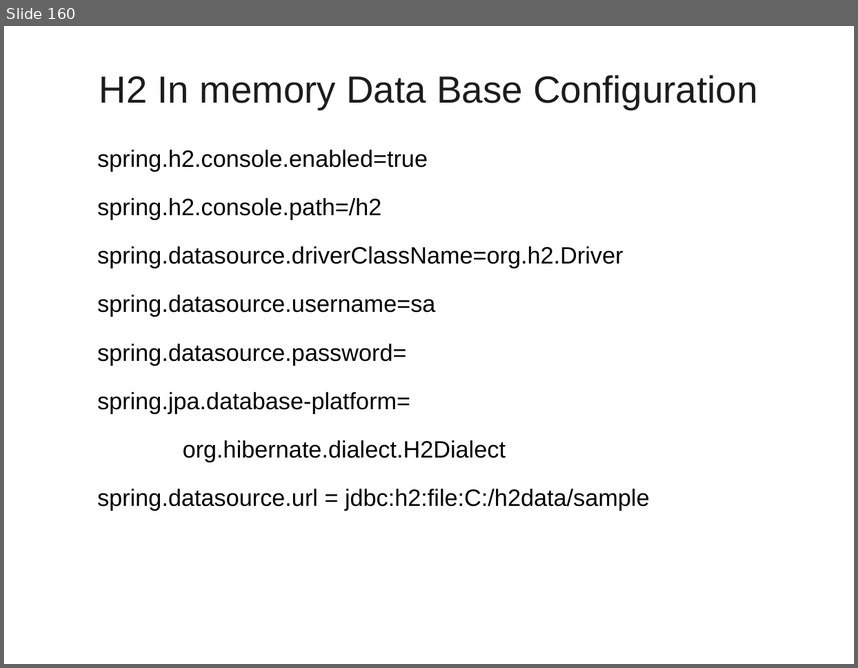
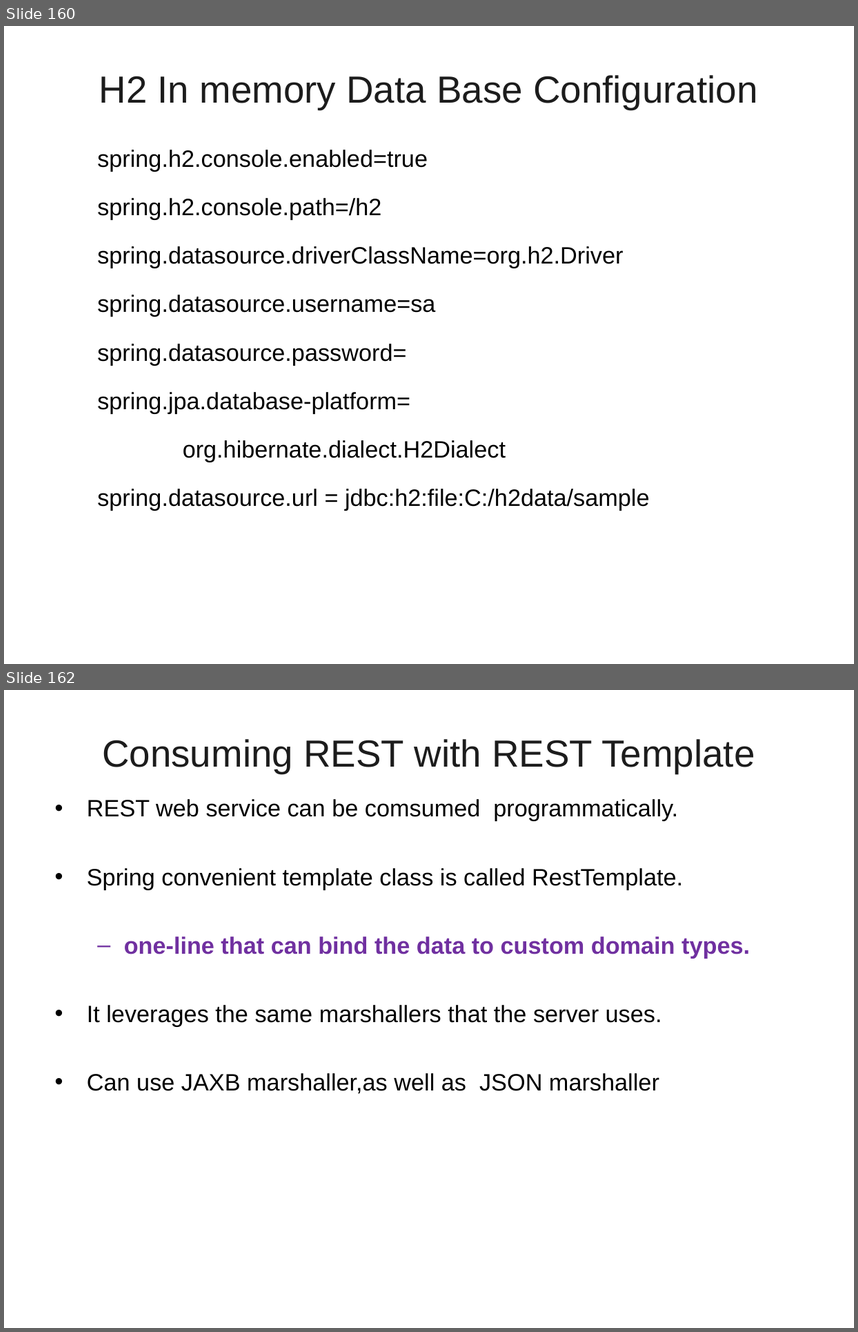
Before and after one commit to vatsanTraining/corejava, a slide deck: SpringBoot_Module1.ppt. Shown one above the other, each under a label of ours: slide 160 before the commit, slides 160 and 162 after it; the slides between them are not shown. The pictures are 858x668 and 858x1332 pixels, drawn with LibreOffice and Linux fonts; fonts in the diff are those of the drawing; background and template pictures are left out. Boxes give left, top, right and bottom in pixels: in the first picture for what was removed or moved away, otherwise in the second. Text is boxed around its words. In the diff, an @@ line names an element or a change of style, - is before the commit and + after.

```diff
--- a/SpringBoot_Module1.ppt
+++ b/SpringBoot_Module1.ppt
@@ slide 162 added at [4, 690, 854, 1328], background picture (left out) @@
@@ title added at [102, 739, 755, 773], 32 pt, text #1C1C1C @@
+Consuming REST with REST Template
@@ text added at [87, 799, 750, 1094], 20 pt, text #000000 @@
+• REST web service can be comsumed programmatically.
+• Spring convenient template class is called RestTemplate.
+  – one-line that can bind the data to custom domain types.
+• It leverages the same marshallers that the server uses.
+• Can use JAXB marshaller,as well as JSON marshaller
```
Also in this commit, not shown: 15 other slides added.
